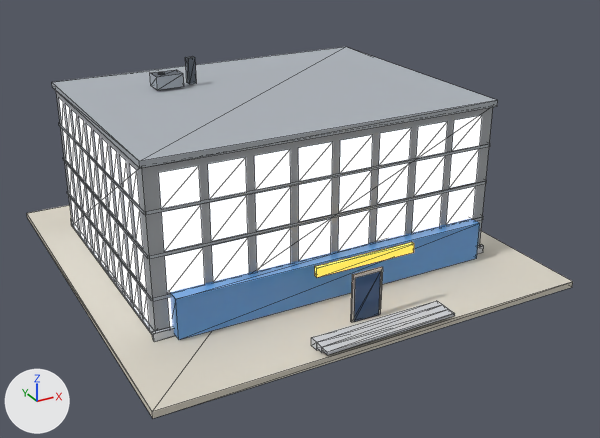
The glTF model public/models/x2/16.glb as it was, and as the next commit left it.
Camera for both pictures: a 50 mm lens placed at (-1.67, -3.27, 1.77), pointed at (0.04, -0.16, 0.22). Arrows for +X, +Y and +Z are at lower left; the lights stay in place. The older version comes first. Mesh edges are drawn as thin lines. Vertices at exactly the same position are counted once.

In view in the first picture: 'b16_x2'.
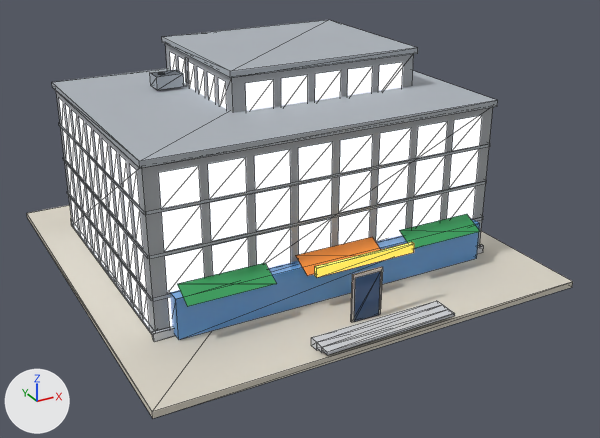
Where the change shows, as pixel boxes (x1, y1, x2, y2) in the pictures (600 x 438 px):
'b16_x2', reshaped (7% taller)
    before: (27, 47, 573, 418)
    after: (27, 20, 573, 418)
part 1 of me_b16_x2, added
    after: (166, 45, 414, 113)
part 2 of me_b16_x2, added
    after: (162, 20, 418, 78)
part 3 of me_b16_x2, added
    after: (170, 52, 403, 111)
part 4 of me_b16_x2, added (green)
    after: (177, 214, 480, 307)

What changed in the scene script:
```text
Add mat_sign_orange:
    mat_sign_orange = bpy.data.materials.new('sign_orange')
    # nodes: BsdfPrincipled, Mix, OutputMaterial, VertexColor
    # colours: orange #ee8a2c, mixed with the vertex colours
Add mat_sign_green:
    mat_sign_green = bpy.data.materials.new('sign_green')
    # nodes: BsdfPrincipled, Mix, OutputMaterial, VertexColor
    # colours: green #2c9a55, mixed with the vertex colours
Change me_b16_x2:
    used by ob_b16_x2; location = (0.0, 0.0, 0.0)
    remove me_b16_x2.from_pydata(...)  # 764 vertices, 495 faces; spans x -0.98..0.98, y -1.0..0.98, z 0.0..0.9
    add me_b16_x2.from_pydata(...)  # 1296 vertices, 785 faces; spans x -0.98..0.98, y -1.0..0.98, z 0.0..0.95
    me_b16_x2 part 1: the loose piece of 8 vertices spanning x -0.81..0.81, y -0.55..0.7, z 0.03..0.75 is copied, and the copy is scaled about its middle by (0.568, 0.624, 1.25), then moved by (0.18, 0.14, 0.09); it spans x -0.28..0.64, y -0.17..0.61, z 0.03..0.93
    me_b16_x2 part 2: the loose piece of 8 vertices spanning x -0.82..0.82, y -0.56..0.72, z 0.75..0.77 is copied, and the copy is scaled about its middle by (0.574, 0.631, 1), then moved by (0.18, 0.14, 0.18); it spans x -0.29..0.65, y -0.18..0.62, z 0.93..0.95
    me_b16_x2 part 3: 404 vertices added at x -0.29..0.65, y -0.19..0.61, z 0.03..0.89
    me_b16_x2 part 4: 12 vertices added at x -0.71..0.71, y -0.65..-0.55, z 0.2..0.25
    other edits to the shape of me_b16_x2 do not show in these pictures
    add me_b16_x2.materials.append(mat_sign_green)
    add me_b16_x2.materials.append(mat_sign_orange)
```
